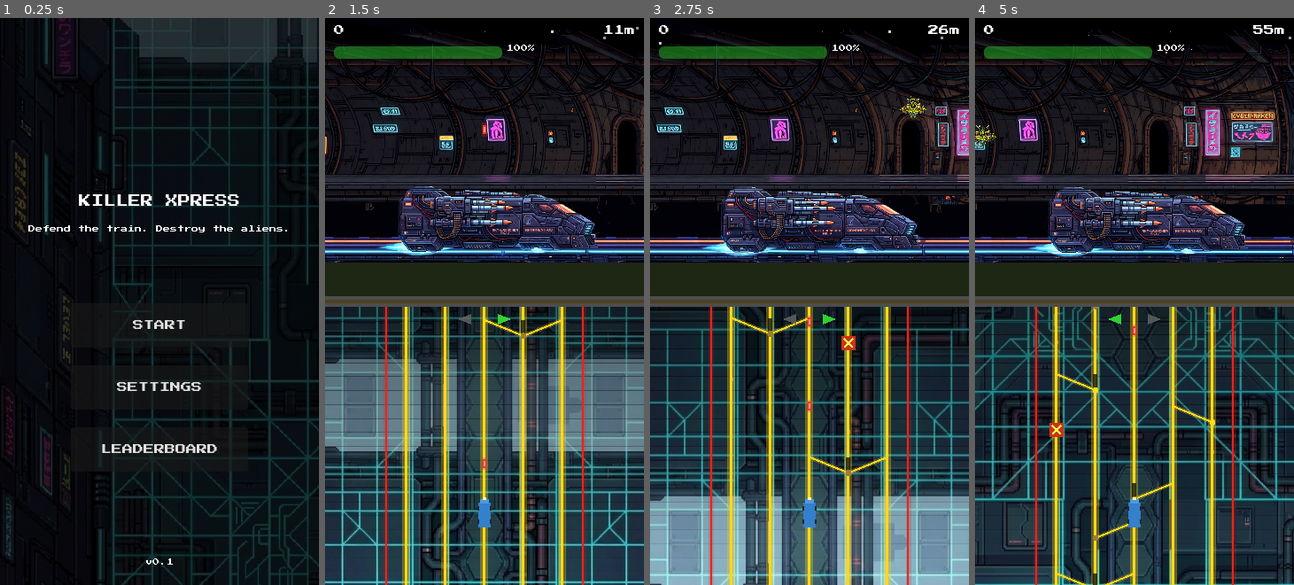
Above: before the commit, frames 1-4 (left to right).
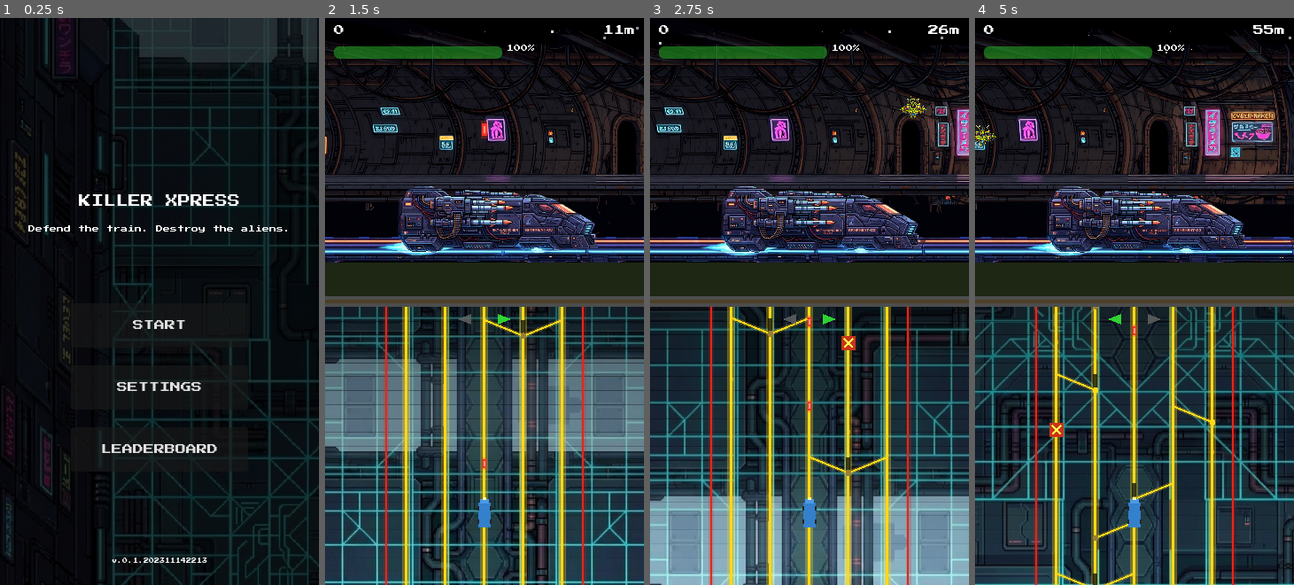
Above: after the commit, the same moments.

Repository: imehesz/killer-express
Game: Godot game, scene res://scenes/title_screen.tscn
Same seed, same stepped clock (60 frames per second), same inputs: the game is played once before the commit and once after it.
Inputs (mouse positions are in pixels of both pictures, inside the frame that each line leads up to):
- Up to frame 1 (0.25 s): no input
- Up to frame 2 (1.5 s): click "START" at 0.5 s; tap Enter at 1.25 s; move the mouse to (554, 273) at 1.27 s; hold Right from 1.28 s (still down); tap Space (shoot) at 1.35 s; click (554, 273) at 1.42 s
- Up to frame 3 (2.75 s): release Right at 2 s; drag from (745, 329) to (793, 414) at 2.02 s
- Up to frame 4 (5 s): move the mouse to (1166, 176) at 2.77 s; hold Right 2.78-3.5 s; tap Space (shoot) at 2.85, 4.35 s; drag from (1118, 414) to (1038, 216) at 3.52 s; move the mouse to (1230, 386) at 4.27 s; hold Left from 4.28 s (still down)

The runs differ from the first frame. In frame 1, 0.2% of the frame differs, in the area x 35-65%, y 95-97%; in frame 2, less than 0.1%; in frame 3, 3.1%; in frame 4, 3.6%, in the area x 16-86%, y 29-43%.

Commit message:
Added version number, additional cleanup

Diff:
--- a/scenes/title_screen.tscn
+++ b/scenes/title_screen.tscn
@@ -102,6 +102,7 @@
 text = "LEADERBOARD"
 
 [node name="VersionLabel" type="Label" parent="."]
+unique_name_in_owner = true
 layout_mode = 1
 anchors_preset = 7
 anchor_left = 0.5
@@ -114,6 +115,6 @@
 grow_horizontal = 2
 grow_vertical = 0
 theme_override_fonts/font = ExtResource("1_font")
-theme_override_font_sizes/font_size = 8
-text = "v0.1"
+theme_override_font_sizes/font_size = 6
+text = "v.0"
 horizontal_alignment = 1
--- a/scripts/combat_world.gd
+++ b/scripts/combat_world.gd
@@ -365,15 +365,6 @@
 	# Ground
 	draw_rect(Rect2(0, ground_y, w, h - ground_y), Color(0.12, 0.15, 0.08))
 
-	# Bullets
-	for b in bullets:
-		# Glow
-		draw_rect(Rect2(b.position.x - 3, b.position.y - 8, 6, 16), Color(1.0, 0.15, 0.1, 0.25))
-		# Core
-		draw_rect(Rect2(b.position.x - 2, b.position.y - 5, 4, 10), Color(1.0, 0.2, 0.15))
-		# Bright center
-		draw_rect(Rect2(b.position.x - 1, b.position.y - 3, 2, 6), Color(1.0, 0.6, 0.5))
-
 	# Enemies — textured sprites scaled by lane depth
 	for e in enemies:
 		var ex = e.position.x
@@ -395,15 +386,25 @@
 		var pw = TRAIN_BASE_WIDTH * 1.6
 		var ph = pw / TRAIN_TEX_ASPECT
 		var py = player_y
-		# Subtle motion shake — layered sine waves for organic feel
+		# Subtle motion shake — layered sine waves, boosted when firing
+		var shake_mult: float = 0.3 if not is_holding_shoot else 1.0
 		var t = scroll_offset * 0.05
-		var shake_x = sin(t * 3.7) * 1.2 + sin(t * 7.1) * 0.6
-		var shake_y = cos(t * 4.3) * 0.8 + cos(t * 6.3) * 0.5
+		var shake_x = (sin(t * 3.7) * 1.2 + sin(t * 7.1) * 0.6) * shake_mult
+		var shake_y = (cos(t * 4.3) * 0.8 + cos(t * 6.3) * 0.5) * shake_mult
 		# Centered on player position with shake
 		var train_rect = Rect2(player_x - pw / 2.0 + shake_x, py - ph / 2.0 + shake_y, pw, ph)
 		draw_texture_rect(train_texture, train_rect, false)
 
-	# Muzzle flashes (bright fire between train and particles)
+	# Bullets (drawn after train so they're never occluded on mobile)
+	for b in bullets:
+		# Glow
+		draw_rect(Rect2(b.position.x - 4, b.position.y - 10, 8, 20), Color(1.0, 0.15, 0.1, 0.3))
+		# Core
+		draw_rect(Rect2(b.position.x - 3, b.position.y - 7, 6, 14), Color(1.0, 0.2, 0.15))
+		# Bright center
+		draw_rect(Rect2(b.position.x - 1, b.position.y - 4, 2, 8), Color(1.0, 0.6, 0.5))
+
+	# Muzzle flashes (bright fire on top of everything)
 	for f in muzzle_flashes:
 		var alpha = clampf(f["life"] / f["max_life"], 0.0, 1.0)
 		var c: Color = f["color"]
--- a/scripts/title_screen.gd
+++ b/scripts/title_screen.gd
@@ -6,6 +6,7 @@
 @onready var leaderboard_button: Button = %LeaderboardButton
 @onready var title_label: Label = %TitleLabel
 @onready var subtitle_label: Label = %SubtitleLabel
+@onready var version_label: Label = %VersionLabel
 
 func _ready():
 	start_button.pressed.connect(_on_start_pressed)
@@ -17,6 +18,8 @@
 func _update_labels():
 	title_label.text = "KILLER XPRESS"
 	subtitle_label.text = "Defend the train. Destroy the aliens."
+	var dt = Time.get_datetime_dict_from_system()
+	version_label.text = "v.0.1.%04d%02d%02d%02d%02d" % [dt.year, dt.month, dt.day, dt.hour, dt.minute]
 
 func _on_start_pressed():
 	AudioManager.play_sfx("menu_click")
--- a/scripts/track_world.gd
+++ b/scripts/track_world.gd
@@ -266,7 +266,6 @@
 	if switched:
 		target_x = lane_positions[current_lane]
 		GameManager.player_lane = current_lane
-		AudioManager.play_sfx("lane_switch")
 
 	# Always reset turn signal after junction
 	queued_turn = "none"
Not shown, changed: README.md
